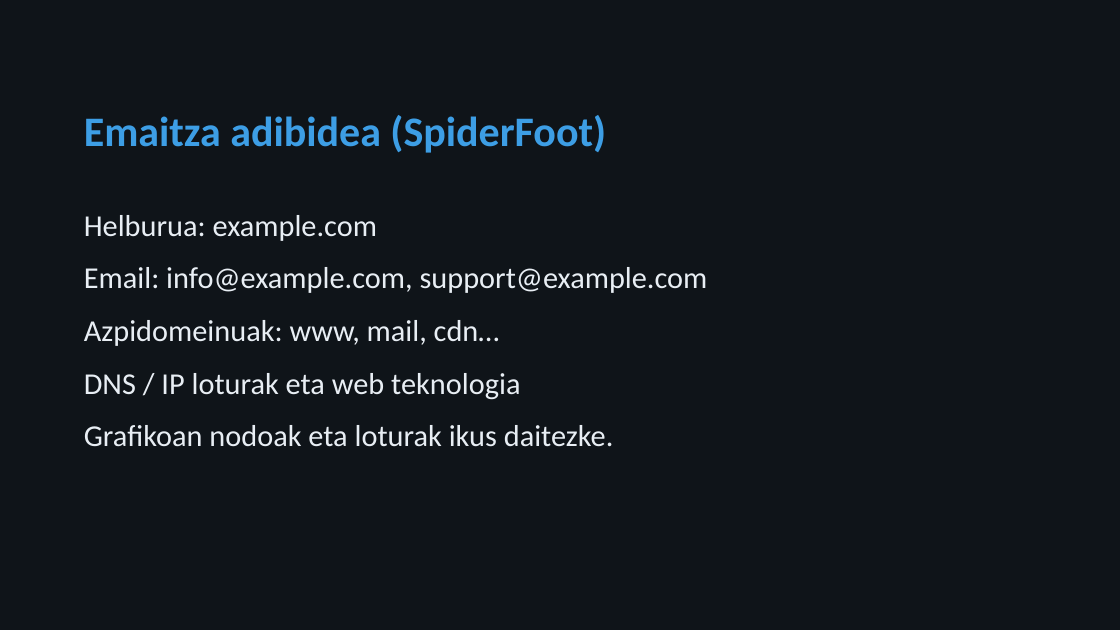
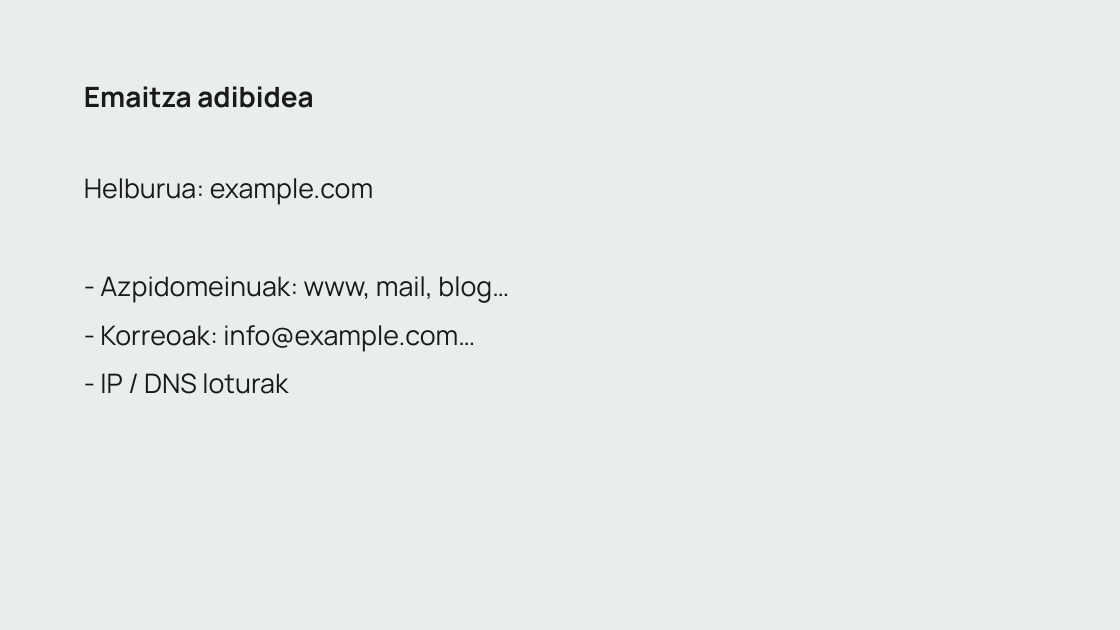
Before and after one commit to jazkune-izarraitz/Garapen2627, a slide deck: slide 17 of he-ezagutzea/HE-2-recon-ng-spiderfoot-aurkezpena.pptx (slide 21 before the commit). Drawn at 1120x630 pixels with LibreOffice and Linux fonts; fonts in the diff are those of the drawing. Boxes give left, top, right and bottom in pixels: in the first picture for what was removed or moved away, otherwise in the second. Text is boxed around its words. In the diff, an @@ line names an element or a change of style, - is before the commit and + after.

```diff
--- a/he-ezagutzea/HE-2-recon-ng-spiderfoot-aurkezpena.pptx
+++ b/he-ezagutzea/HE-2-recon-ng-spiderfoot-aurkezpena.pptx
@@ background #0F1419 to #E9EDEE @@
@@ text at (84, 86, 313, 108): text changed; size 36 to 24 pt; font Calibri to Manrope; text colour #3D9EE5 to #1A1A1A @@
-Emaitza adibidea (SpiderFoot)
+Emaitza adibidea
@@ text added at (84, 178, 374, 205), 23 pt, text #1A1A1A @@
+Helburua: example.com
@@ text removed at (84, 215, 708, 447) @@
-Helburua: example.com
-Email: info@example.com, support@example.com
-Azpidomeinuak: www, mail, cdn…
-DNS / IP loturak eta web teknologia
-Grafikoan nodoak eta loturak ikus daitezke.
@@ text added at (100, 276, 509, 303), 23 pt, text #1A1A1A @@
+- Azpidomeinuak: www, mail, blog…
@@ text added at (100, 325, 475, 352), 23 pt, text #1A1A1A @@
+- Korreoak: info@example.com…
@@ text added at (100, 373, 288, 394), 23 pt, text #1A1A1A @@
+- IP / DNS loturak
```
Also in this commit, not shown: 1 other slide changed, 18 slides added, 22 slides removed, 11 other files.
